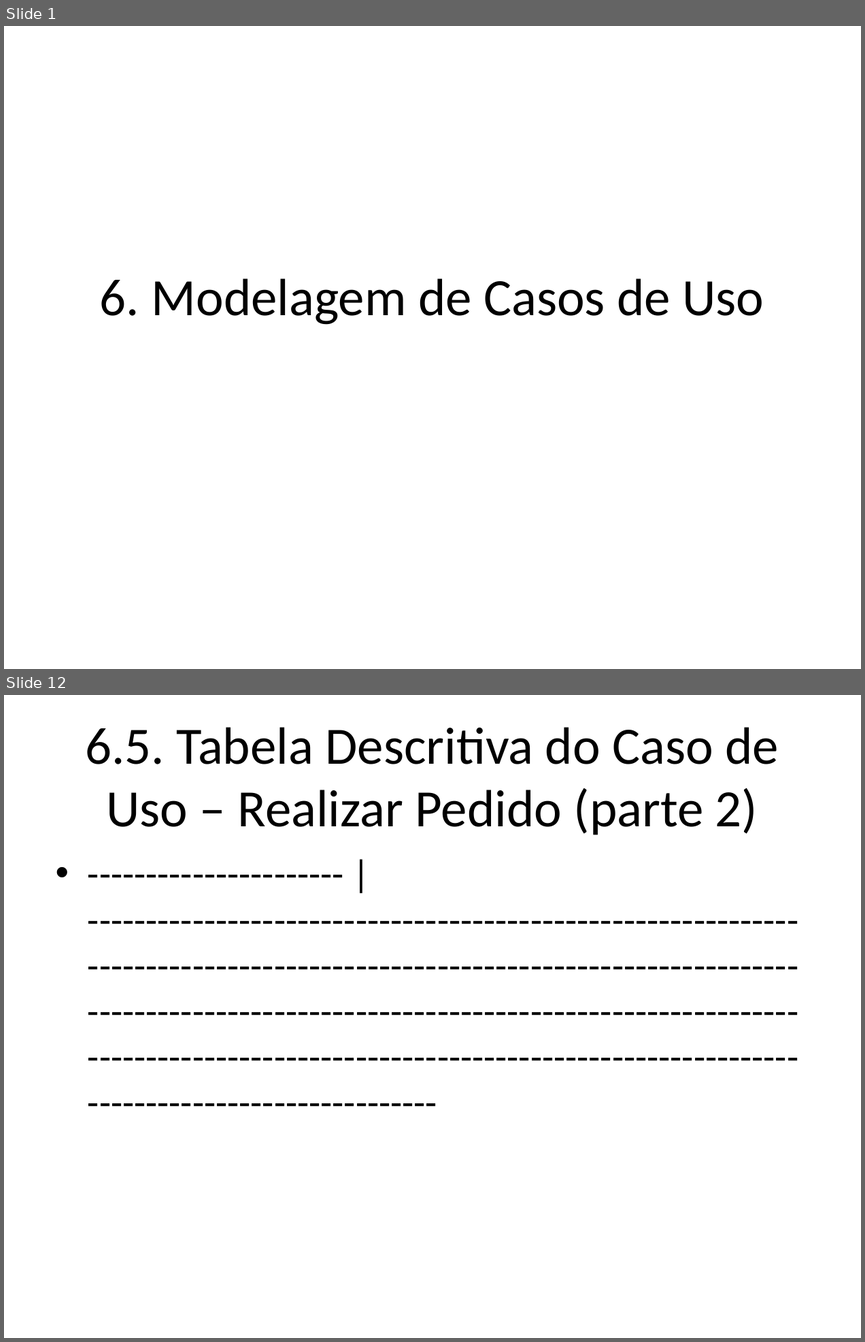
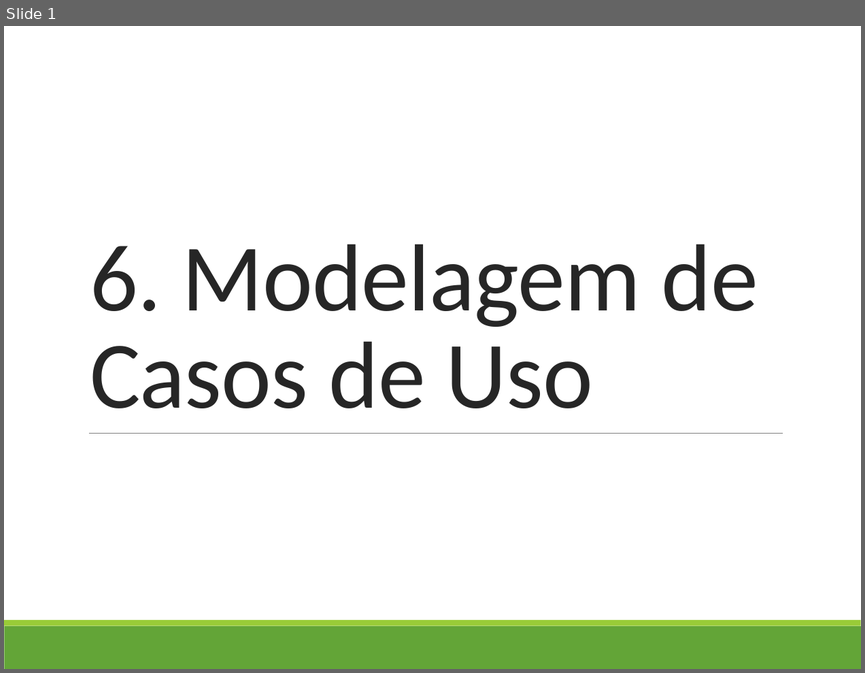
Before and after one commit to profAndreSouza/Material, a slide deck: Engenharia de Software/06 Modelagem de Casos de Uso.pptx. Shown one above the other, each under a label of ours: slides 1 and 12 before the commit, slide 1 after it; the slides between them are not shown. The pictures are 865x1342 and 865x673 pixels, drawn with LibreOffice and Linux fonts; fonts in the diff are those of the drawing. Boxes give left, top, right and bottom in pixels: in the first picture for what was removed or moved away, otherwise in the second. Text is boxed around its words. In the diff, an @@ line names an element or a change of style, - is before the commit and + after.

```diff
--- a/Engenharia de Software/06 Modelagem de Casos de Uso.pptx
+++ b/Engenharia de Software/06 Modelagem de Casos de Uso.pptx
@@ slide 12 removed at (4, 695, 861, 1338), background #FFFFFF @@
@@ title removed at (85, 727, 779, 835) @@
-6.5. Tabela Descritiva do Caso de Uso – Realizar Pedido (parte 2)
@@ text removed at (47, 845, 818, 1269) @@
-• ---------------------- | ----------------------------------------------------------------------------------------------------------------------------------------------------------------------------------------------------------------------------------------------------------------------------------
@@ slide 1 changed as well @@
@@ title "6. Modelagem de Casos de ...": place and size @@
-title "6. Modelagem de Casos de ..." at (100, 278, 764, 325)
+title "6. Modelagem de Casos de ..." at (90, 244, 757, 408)
@@ title "6. Modelagem de Casos de ..." at (90, 244, 757, 408): size 44 to 80 pt, text colour #000000 to #262626, letter spacing 0 to -0.5 pt; alignment centre to left; line spacing 1 to 0.85; vertical alignment middle to bottom @@
@@ line added from (89, 433) to (783, 433), #808080 0.5 pt @@
@@ rectangle added at (4, 626, 861, 669), fill #63A537 @@
@@ rectangle added at (4, 620, 861, 626), fill #99CB38 @@
```
Also in this commit, not shown: 8 other slides changed, 2 slides added, 23 other slides removed.
